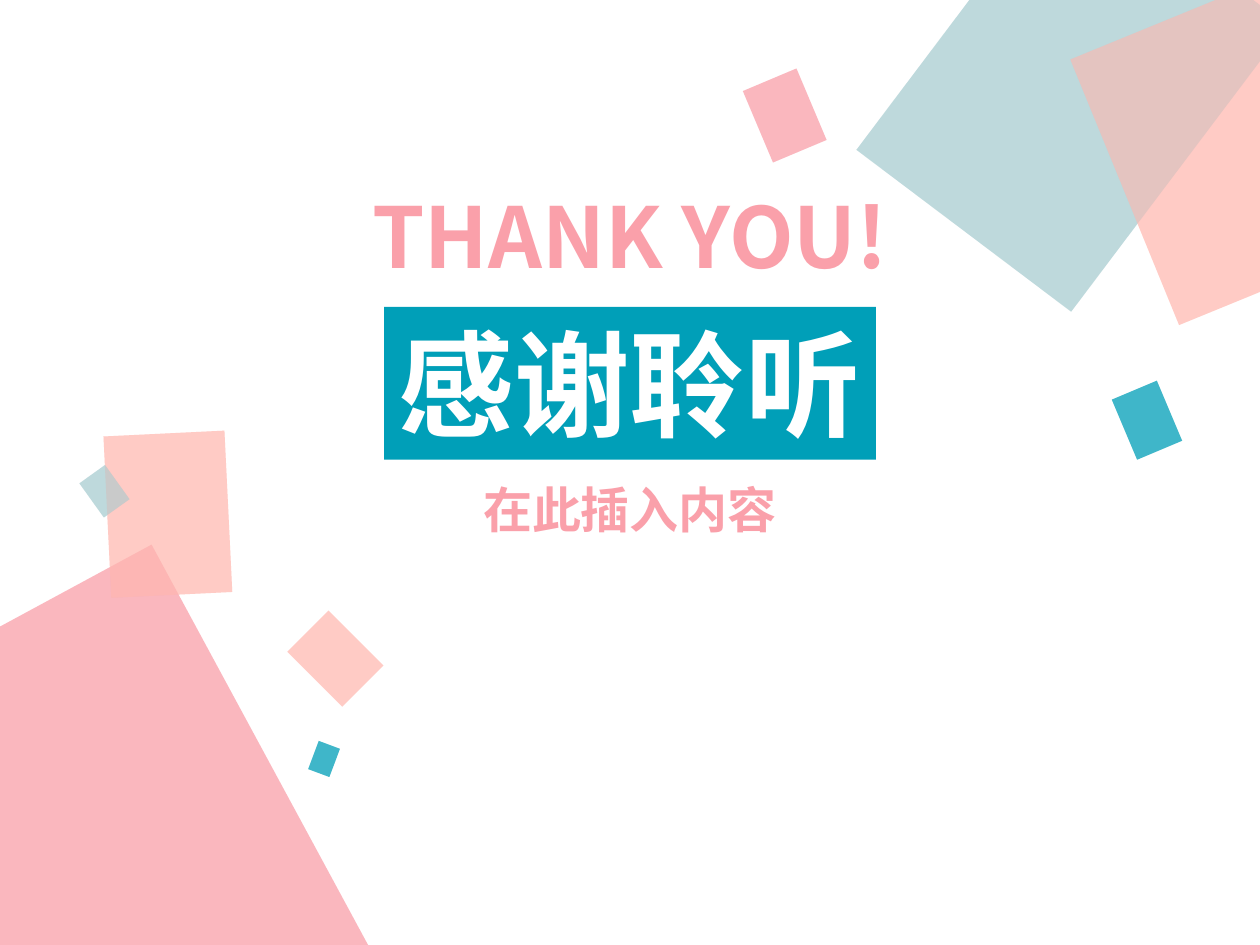
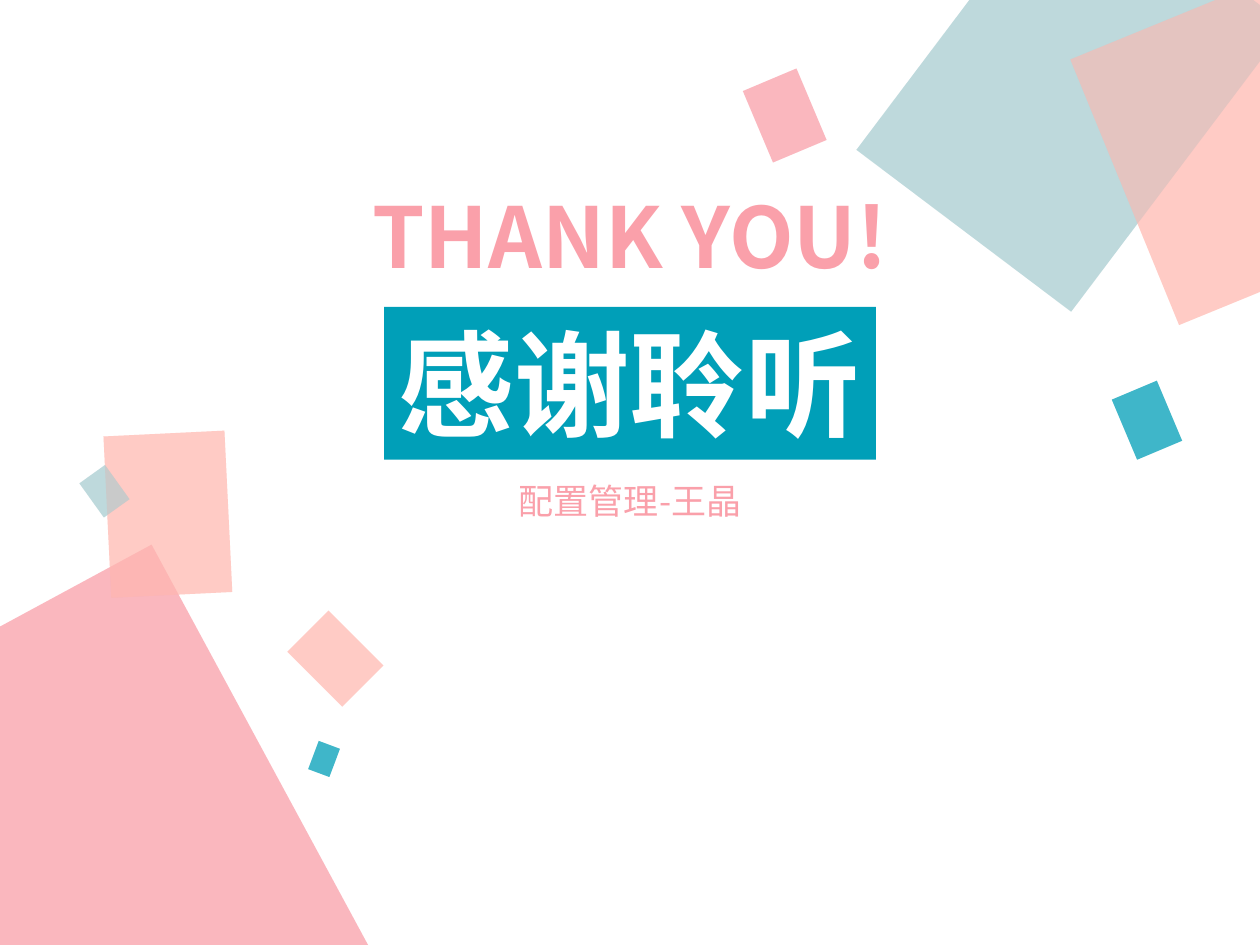
Before and after one commit to xianmomo/demo, a slide deck: slide 16 of 新员工入职指引/信息技术部版本构建及发布过程.pptx. Drawn at 1260x945 pixels with LibreOffice and Linux fonts; fonts in the diff are those of the drawing. Boxes give left, top, right and bottom in pixels: in the first picture for what was removed or moved away, otherwise in the second. Text is boxed around its words. In the diff, an @@ line names an element or a change of style, - is before the commit and + after.

```diff
--- a/新员工入职指引/信息技术部版本构建及发布过程.pptx
+++ b/新员工入职指引/信息技术部版本构建及发布过程.pptx
@@ text at (519,484,741,517): text changed; size 28 to 20 pt; bold off @@
-在此插入内容
+配置管理-王晶
```
Also in this commit, not shown: 8 other slides changed, 1 slide added, 1 slide removed.
